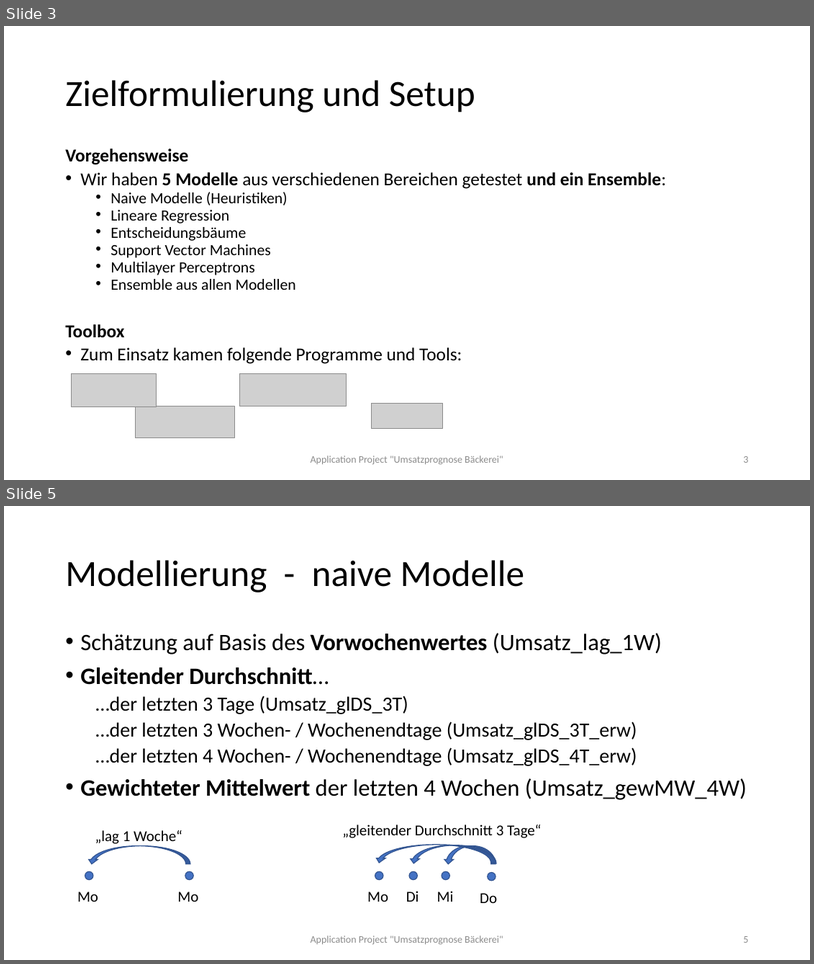
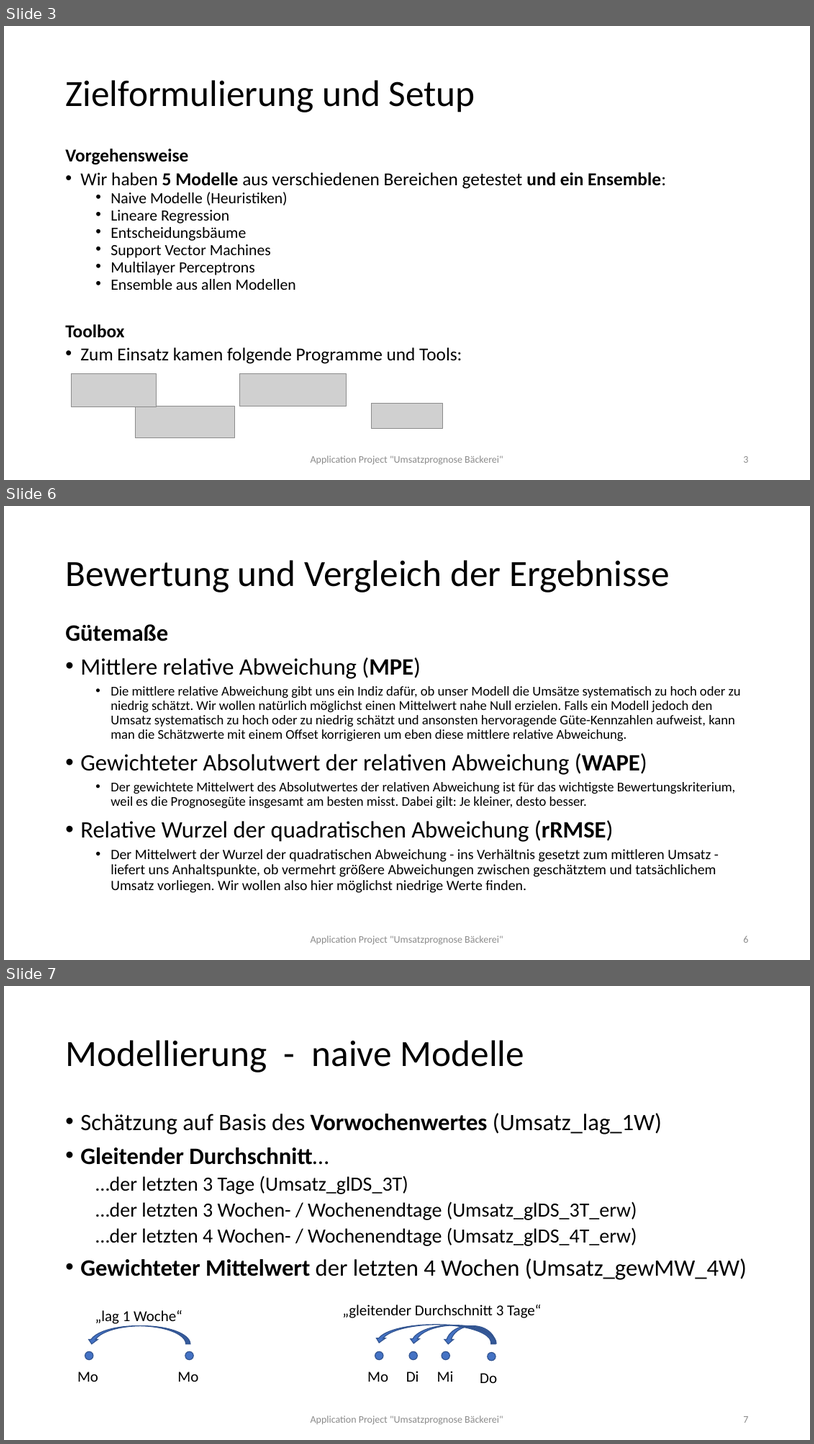
Before and after one commit to ChristinaMaedge/Application_Project, a slide deck: ApplicationProject_UmsatzprognoseBäckerei_v2.pptx. Shown one above the other, each under a label of ours: slides 3 and 5 before the commit, slides 3, 6 and 7 after it; the slides between them are not shown. The pictures are 814x964 and 814x1444 pixels, drawn with LibreOffice and Linux fonts; fonts in the diff are those of the drawing; grey boxes stand for pictures. Boxes give left, top, right and bottom in pixels: in the first picture for what was removed or moved away, otherwise in the second. Text is boxed around its words. In the diff, an @@ line names an element or a change of style, - is before the commit and + after.

```diff
--- a/ApplicationProject_UmsatzprognoseBäckerei_v2.pptx
+++ b/ApplicationProject_UmsatzprognoseBäckerei_v2.pptx
@@ slide 6 added at (4, 506, 810, 960), background #FFFFFF @@
@@ title added at (65, 560, 670, 592), 44 pt, text #000000 @@
+Bewertung und Vergleich der Ergebnisse
@@ text added at (65, 624, 741, 893), 16 pt, text #000000 @@
+Gütemaße
+• Mittlere relative Abweichung (MPE)
+  • Die mittlere relative Abweichung gibt uns ein Indiz dafür, ob unser Modell die Umsätze systematisch zu hoch oder zu niedrig schätzt. Wir wollen natürlich möglichst einen Mittelwert nahe Null erzielen. Falls ein Modell jedoch den Umsatz systematisch zu hoch oder zu niedrig schätzt und ansonsten hervoragende Güte-Kennzahlen aufweist, kann man die Schätzwerte mit einem Offset korrigieren um eben diese mittlere relative Abweichung.
+• Gewichteter Absolutwert der relativen Abweichung (WAPE)
+  • Der gewichtete Mittelwert des Absolutwertes der relativen Abweichung ist für das wichtigste Bewertungskriterium, weil es die Prognosegüte insgesamt am besten misst. Dabei gilt: Je kleiner, desto besser.
+• Relative Wurzel der quadratischen Abweichung (rRMSE)
+  • Der Mittelwert der Wurzel der quadratischen Abweichung - ins Verhältnis gesetzt zum mittleren Umsatz - liefert uns Anhaltspunkte, ob vermehrt größere Abweichungen zwischen geschätztem und tatsächlichem Umsatz vorliegen. Wir wollen also hier möglichst niedrige Werte finden.
@@ text added at (311, 935, 503, 944), 12 pt, text #8C8C8C @@
+Application Project "Umsatzprognose Bäckerei"
@@ page number added at (743, 936, 748, 942), 12 pt, text #8C8C8C @@
+6
@@ what was slide 5 is now slide 7 @@
@@ page number at (743, 1416, 748, 1422): text changed @@
-5
+7
```
Also in this commit, not shown: 4 slides changed, 2 other slides added, 2 other files.
